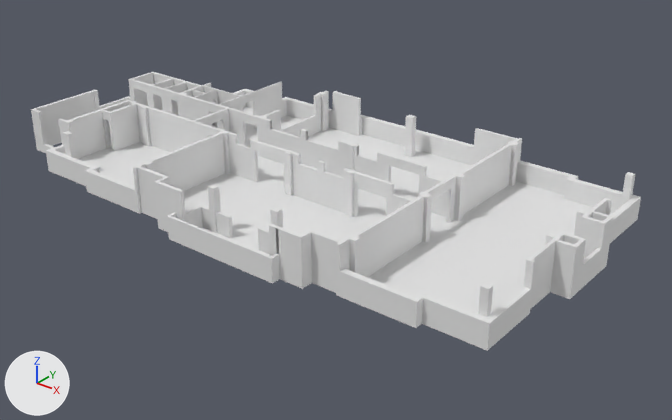
One commit to the Blender file Segundo_piso/SegundoPiso.blend: the scene before it, then after it.
Both versions are drawn from a 50 mm lens placed at (32.0, -35.9, 22.5), pointed at (2.0, 1.6, -0.8). Arrows for +X, +Y and +Z are at lower left; the lights stay in place. The older version comes first.

Before the edit, the objects in view are built like this:
```python
me_plane = bpy.data.meshes.new('Plane')
me_plane.from_pydata(...)  # 1615 vertices, 1365 faces, 2 loose edges; spans x -148.0..202.0, y -6.0..176.0, z 0.0..3.0
me_plane_001 = bpy.data.meshes.new('Plane.001')
me_plane_001.from_pydata(...)  # 684 vertices, 684 faces; spans x -33.9..1.1, y -7.9..10.3, z -0.1..0.0
ob_muros_segundo_piso = bpy.data.objects.new('Muros_segundo_piso', me_plane)
ob_muros_segundo_piso.location = (-2.81, -7.25, 0.21)
ob_muros_segundo_piso.scale = (0.1, 0.1, 1.0)
ob_suelo_segundo_piso = bpy.data.objects.new('Suelo_segundo_piso', me_plane_001)
ob_suelo_segundo_piso.location = (16.29, 0.07, 0.21)
```
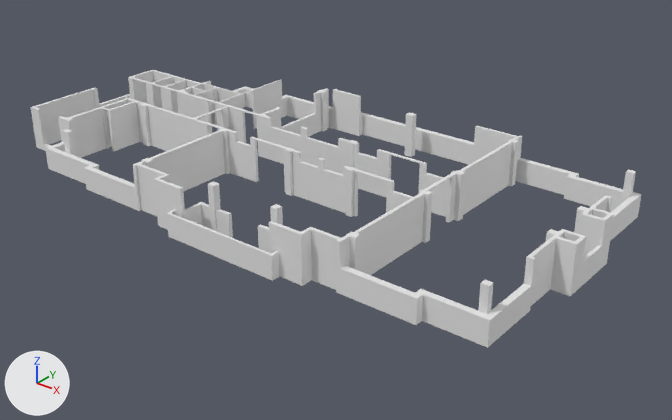
Commit message: arreglo ahora si muros segundo piso

What differs and where, as boxes (x1, y1, x2, y2) in the pictures (672 x 420 px; the box of a moved part takes in the faces that stretch with it):
'Muros_segundo_piso', reshaped
    before: (31, 72, 641, 348)
    after: (31, 70, 641, 348)
'Suelo_segundo_piso', hidden
    before: (37, 107, 638, 351)
part 1 of me_plane, moved or reshaped
    before: (92, 81, 284, 160)
    after: (133, 78, 285, 149)
part 2 of me_plane, moved or reshaped
    before: (356, 156, 454, 200)
    after: (356, 153, 452, 194)
part 3 of me_plane, moved or reshaped (not visible afterwards)
    before: (103, 111, 109, 121)

Edits to the bpy script that builds the scene:
```text
Change me_plane:
    used by ob_muros_segundo_piso; location = (-2.81, -7.25, 0.21); scale = (0.1, 0.1, 1.0)
    remove me_plane.from_pydata(...)  # 1615 vertices, 1365 faces, 2 loose edges; spans x -148.0..202.0, y -6.0..176.0, z 0.0..3.0
    add me_plane.from_pydata(...)  # 1609 vertices, 1363 faces, 2 loose edges; spans x -148.0..202.0, y -6.0..176.0, z 0.0..3.0
    me_plane part 1: 4 vertices moved from x -112.0..-25.0, y 73.0..105.0, z 2.0 to x -112.0..-25.0, y 73.0..105.0, z 3.0; 46 vertices removed from x -144.0..23.0, y 73.0..164.0, z 0.0..3.0; 48 vertices added at x -140.0..23.0, y 73.0..136.0, z 0.0..3.0
    me_plane part 2: 14 vertices removed from x 74.0..117.0, y 73.0..105.0, z 0.0..3.0; 12 vertices added at x 74.0..117.0, y 73.0..105.0, z 3.0
    me_plane part 3: 4 vertices moved from x -107.0..-103.0, y 52.0..53.0, z 2.0 to x -107.0..-103.0, y 52.0..53.0, z 3.0
    other edits to the shape of me_plane do not show in these pictures
Change ob_suelo_segundo_piso:
    add ob_suelo_segundo_piso.hide_set(True)
```
